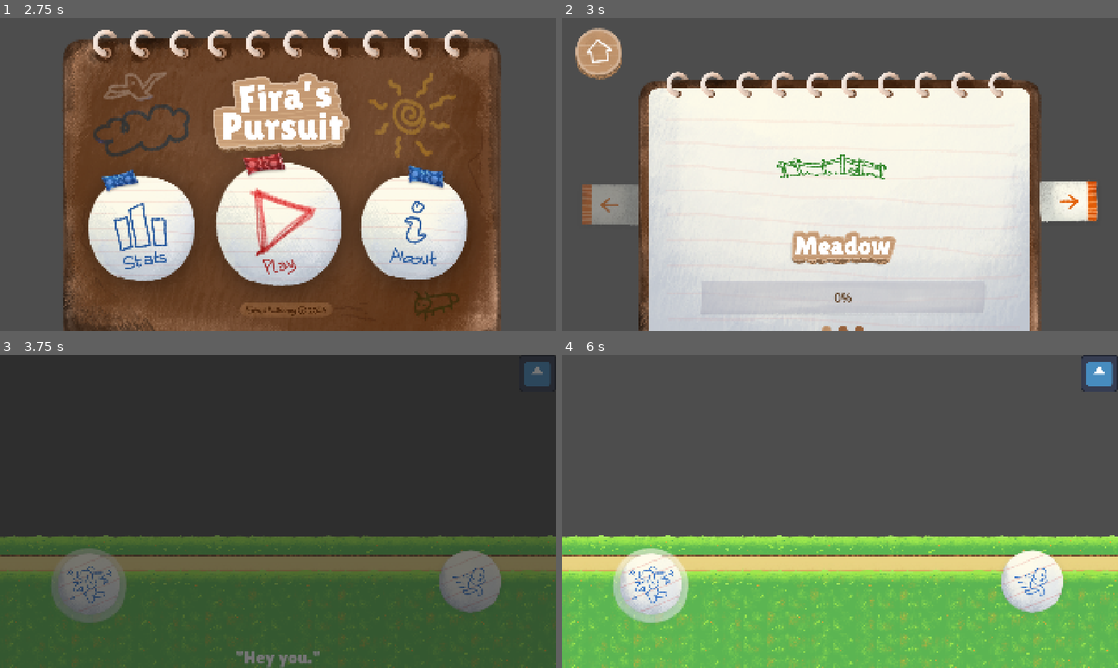
Above: before the commit, frames 1-4 (two rows, left to right).
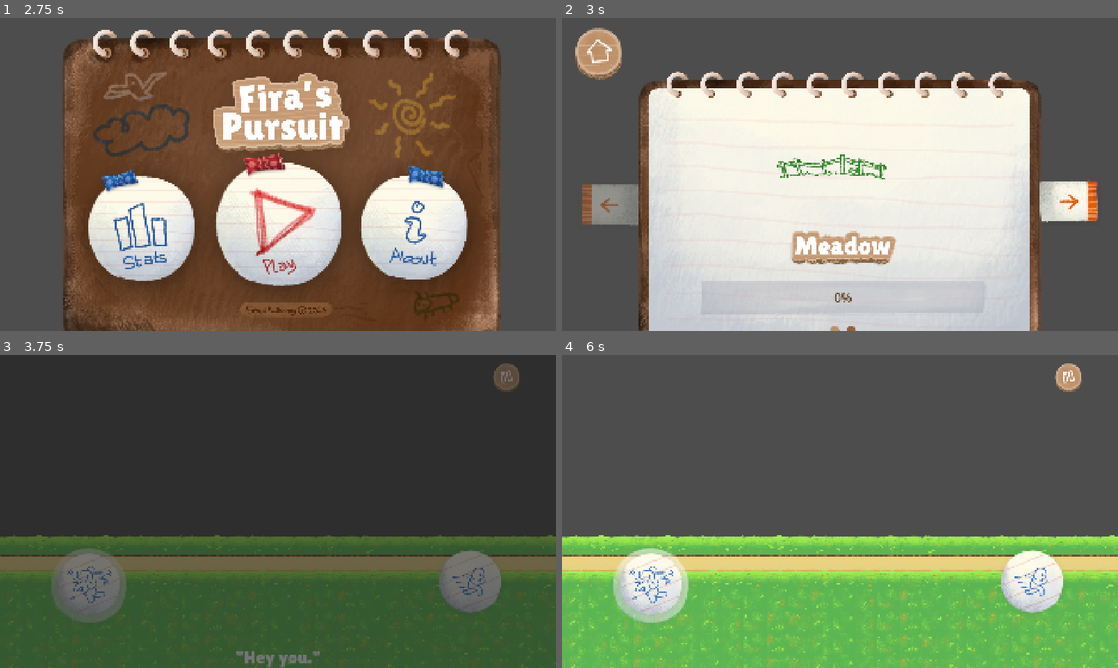
Above: after the commit, the same moments.

Repository: MarkLorens/SeedAcademy
Game: Godot game, scene res://ui/Menu/main_menu.tscn
The game is run twice, just before and just after one commit, with the same random seed, the same clock (stepped at 60 frames per second) and the same inputs. The engine's default icon, where the game draws it, is replaced by a stand-in: a white triangle on a blue panel in a dark square. Sound files missing from this copy of the repository are replaced by a short silence.
Inputs (mouse positions are in pixels of both pictures, inside the frame that each line leads up to):
- Up to frame 1 (2.75 s): click (139, 230) at 0.5 s; click (38, 55) at 1.25 s; click (411, 230) at 2 s
- Up to frame 2 (3 s): click (840, 230) at 2.75 s
- Up to frame 3 (3.75 s): click (283, 486) at 3.5 s
- Up to frame 4 (6 s): click (840, 511) at 4.25 s; click (840, 511) at 5 s; click (840, 511) at 5.75 s

Frame 1 is identical in both runs. In frame 2, 0.1% of the frame differs, in the area x 46-55%, y 98-100%; in frame 3, 0.7%; in frame 4, 0.8%, in the area x 88-100%, y 0-12%.

Commit message:
progress bar

Diff:
--- /dev/null
+++ b/default_bus_layout.tres
@@ -0,0 +1,15 @@
+[gd_resource type="AudioBusLayout" format=3]
+
+[resource]
+bus/1/name = &"BGM"
+bus/1/solo = false
+bus/1/mute = false
+bus/1/bypass_fx = false
+bus/1/volume_db = 0.0
+bus/1/send = &"Master"
+bus/2/name = &"SFX"
+bus/2/solo = false
+bus/2/mute = false
+bus/2/bypass_fx = false
+bus/2/volume_db = 0.0
+bus/2/send = &"Master"
--- a/level_tres/level_1.tres
+++ b/level_tres/level_1.tres
@@ -4,8 +4,8 @@
 
 [resource]
 script = ExtResource("1_w8jk0")
-name = "Deep Forest"
+name = "Meadow"
 scene_path = "uid://dcgb0j3s34ycs"
-title = "uid://q62if1ynqyav"
-graphic = "uid://c7ffl6w7mes2k"
-default_unlocked = true
+title = "uid://b34vde6j8rjhq"
+graphic = "uid://dwbelx4utjo7i"
+complete_image_path = "uid://cs0fxuww1ped5"
--- a/level_tres/level_2.tres
+++ b/level_tres/level_2.tres
@@ -5,5 +5,8 @@
 [resource]
 script = ExtResource("1_cg61j")
 name = "Level 2"
+scene_path = "uid://b4jsedfasf0ig"
 title = "uid://q62if1ynqyav"
-graphic = "uid://q62if1ynqyav"
+graphic = "uid://o010y4a7x0st"
+complete_image_path = "uid://dhfbm8xjkj6v0"
+locked = true
--- a/project.godot
+++ b/project.godot
@@ -18,6 +18,7 @@
 [autoload]
 
 LevelManager="*res://scripts/manager/LevelManager.gd"
+AudioManager="*res://scripts/manager/AudioManager.gd"
 
 [debug]
 
--- a/scenes/level_1.tscn
+++ b/scenes/level_1.tscn
@@ -138,12 +138,14 @@
 physics_layer_0/collision_layer = 8
 sources/0 = SubResource("TileSetAtlasSource_1s4pk")
 
-[node name="Level1" type="Node" unique_id=257814844 node_paths=PackedStringArray("attempt_text", "Player", "Camera")]
+[node name="Level1" type="Node" unique_id=257814844 node_paths=PackedStringArray("attempt_text", "Player", "Camera", "level_complete_checkpoint")]
 script = ExtResource("1_4nkto")
 attempt_text = NodePath("LevelUI/CanvasLayer/AttemptMargin/Attempts")
 Player = NodePath("Player")
 Camera = NodePath("Camera2D")
 Event_UI_Scene = ExtResource("12_go7sj")
+level_complete_checkpoint = NodePath("LevelCompleteCheckpoint")
+level_int = 1
 
 [node name="BGLayer" type="TileMapLayer" parent="." unique_id=1509193997]
 position = Vector2(0, 1)
@@ -345,6 +347,10 @@
 offset_bottom = -40.0
 grow_vertical = 0
 
+[node name="PauseButton" parent="LevelUI/CanvasLayer" parent_id_path=PackedInt32Array(1469804206, 1472738757) index="4" unique_id=539774867]
+offset_left = -100.0
+offset_bottom = 100.0
+
 [node name="NewFormCheckpoint" parent="." unique_id=1595220022 instance=ExtResource("9_2y5yt")]
 position = Vector2(28082, 319)
 form_to_grant = ExtResource("12_7nomh")
--- a/scripts/LevelCompleteMenu.gd
+++ b/scripts/LevelCompleteMenu.gd
@@ -9,6 +9,7 @@
 	self.visible = false
 	# Keep working while the tree is paused.
 	process_mode = Node.PROCESS_MODE_ALWAYS
+	AudioManager.wire_buttons(self)
 
 # Called by LevelSceneManager when the player reaches the end checkpoint.
 func show_level_complete(attempts: int, time_seconds: int) -> void:
@@ -48,12 +49,11 @@
 # Path of the next level in the LevelManager database that has a scene,
 # or "" when there is none after the current one.
 func _next_level_scene() -> String:
-	var current_path: String = get_tree().current_scene.scene_file_path
-	for i in LevelManager.levels.size():
-		if str(LevelManager.levels[i].get("scene", "")) == current_path:
-			for j in range(i + 1, LevelManager.levels.size()):
-				var next := str(LevelManager.levels[j].get("scene", ""))
-				if not next.is_empty():
-					return next
-			break
+	var i := LevelManager.index_for_scene(get_tree().current_scene.scene_file_path)
+	if i < 0:
+		return ""
+	for j in range(i + 1, LevelManager.levels.size()):
+		var next: level_data = LevelManager.levels[j]
+		if not next.scene_path.is_empty():
+			return next.scene_path
 	return ""
--- a/scripts/LevelSelect.gd
+++ b/scripts/LevelSelect.gd
@@ -8,7 +8,7 @@
 const INDICATOR_OFF := preload("res://assets/menu/IndicatorOff.png")
 
 # Level pages come from the LevelManager autoload (the level database).
-var levels: Array[Dictionary] = []
+var levels: Array[level_data] = []
 
 var current := 0
 
@@ -22,6 +22,8 @@
 @onready var home_button: TextureButton = $HomeButton
 
 func _ready() -> void:
+	AudioManager.play_menu_music()
+	AudioManager.wire_buttons(self)
 	levels = LevelManager.levels
 	graphic_button.pressed.connect(_on_play_pressed)
 	prev_button.pressed.connect(func(): _go(current - 1))
@@ -49,26 +51,25 @@
 
 # Update everything to reflect the current page.
 func _refresh() -> void:
-	var data: Dictionary = levels[current]
+	var data: level_data = levels[current]
 
 	# Title: use the level's title image when it has one, else a plain label.
-	var title_path := str(data.get("title", ""))
-	title_image.visible = not title_path.is_empty()
-	title_label.visible = title_path.is_empty()
-	if not title_path.is_empty():
-		title_image.texture = load(title_path)
+	title_image.visible = not data.title.is_empty()
+	title_label.visible = data.title.is_empty()
+	if not data.title.is_empty():
+		title_image.texture = load(data.title)
 	else:
-		title_label.text = str(data.get("name", "Level %d" % (current + 1)))
+		title_label.text = data.name if not data.name.is_empty() else "Level %d" % (current + 1)
 
-	# Level doodle — tapping it starts the level.
-	var graphic_path := str(data.get("graphic", ""))
+	# Level doodle — tapping it starts the level. Completed levels show
+	# the full graphic instead of the doodle.
+	var graphic_path := data.complete_image_path if data.completed and not data.complete_image_path.is_empty() else data.graphic
 	graphic_button.texture_normal = load(graphic_path) if not graphic_path.is_empty() else null
 
-	progress_bar.progress = float(data.get("progress", 0.0))
+	progress_bar.progress = float(data.progress)
 
-	# Dim the graphic when this level's scene isn't set yet.
-	var scene_path := str(data.get("scene", ""))
-	graphic_button.disabled = scene_path.is_empty()
+	# Dim the graphic when the level is locked or its scene isn't set yet.
+	graphic_button.disabled = data.locked or data.scene_path.is_empty()
 	graphic_button.modulate = Color(1, 1, 1, 0.4) if graphic_button.disabled else Color.WHITE
 
 	# Arrows stop at the ends.
@@ -83,6 +84,6 @@
 		dot.texture = INDICATOR_ON if i == current else INDICATOR_OFF
 
 func _on_play_pressed() -> void:
-	var scene_path := str(levels[current].get("scene", ""))
-	if not scene_path.is_empty():
-		get_tree().change_scene_to_file(scene_path)
+	var data: level_data = levels[current]
+	if not data.locked and not data.scene_path.is_empty():
+		get_tree().change_scene_to_file(data.scene_path)
--- a/scripts/MainMenu.gd
+++ b/scripts/MainMenu.gd
@@ -3,6 +3,10 @@
 # Scene to open when the player presses Play.
 const LEVEL_SELECT := "res://ui/Menu/level_select.tscn"
 const STATS_MENU := "res://ui/Menu/StatsMenu.tscn"
+
+func _ready() -> void:
+	AudioManager.play_menu_music()
+	AudioManager.wire_buttons(self)
 
 func _on_play_pressed() -> void:
 	get_tree().change_scene_to_file(LEVEL_SELECT)
--- a/scripts/PauseMenu.gd
+++ b/scripts/PauseMenu.gd
@@ -1,8 +1,11 @@
 extends Control
+
+var progress: int
 
 func _ready() -> void:
 	self.visible = false
 	process_mode = Node.PROCESS_MODE_ALWAYS
+	AudioManager.wire_buttons(self)
 
 func show_pause() -> void:
 	self.visible = true
@@ -10,14 +13,17 @@
 	$"../RadialMargin".visible = false
 	$"../PauseButton".visible = false
 	get_tree().paused = true
+
 	_refresh_progress()
+	save_highest_progress()
 
 # Pull this level's progress from the LevelManager database; keep the
 # scene's exported value when the current scene isn't in it.
 func _refresh_progress() -> void:
-	var pct: float = LevelManager.get_progress_for_scene(get_tree().current_scene.scene_file_path)
-	if pct >= 0.0:
-		$CenterContainer/Paper/VBoxContainer/ProgressBar.progress = pct
+	#var pct: float = LevelManager.get_progress_for_scene(get_tree().current_scene.scene_file_path)
+	progress = $"../../..".calculate_progress_percentage()
+	if progress >= 0.0:
+		$CenterContainer/Paper/VBoxContainer/ProgressBar.progress = progress
 
 func hide_pause() -> void:
 	self.visible = false
@@ -41,6 +47,9 @@
 	get_tree().paused = false
 	get_tree().change_scene_to_file("res://ui/Menu/level_select.tscn")
 
+func save_highest_progress() -> void:
+	LevelManager.save_progress_for_scene(get_tree().current_scene.scene_file_path, progress)
+
 func _on_settings_pressed() -> void:
 	# TODO: hook up the settings screen.
 	print("Settings (TODO)")
--- a/scripts/PlayerMovement.gd
+++ b/scripts/PlayerMovement.gd
@@ -99,6 +99,10 @@
 
 	action_button.texture_normal = current_form.action_button
 
+	# No sound for the initial form applied during _ready.
+	if is_node_ready():
+		AudioManager.play_transform(current_form.form_name)
+
 # Build "walk" and "ability" animations from the form's frames. Forms with no
 # walk_frames fall back to a single-frame animation of their static
 # form_texture; forms with no ability_frames simply have no "ability" animation.
@@ -169,6 +173,7 @@
 	cooldown_timer = dash_cooldown
 	velocity.y = 0.0
 	show_ability_sprite()
+	AudioManager.play_sfx(AudioManager.SFX_DASH)
 
 func unlock_form(new_form: FormData) -> void:
 	if new_form in forms:
--- a/scripts/SoundBar.gd
+++ b/scripts/SoundBar.gd
@@ -21,6 +21,8 @@
 	# Keep working while the game tree is paused (pause menu is open).
 	process_mode = Node.PROCESS_MODE_ALWAYS
 	resized.connect(_refresh)
+	# Show the bus's current volume, so the slider remembers its position.
+	value = AudioManager.get_volume(bar_label)
 	_refresh()
 
 func _gui_input(event: InputEvent) -> void:
@@ -42,8 +44,7 @@
 	if is_equal_approx(new_value, value):
 		return
 	value = new_value
-	# TODO: hook this up to the audio bus volume later.
-	print("%s volume: %d%%" % [bar_label, roundi(value * 100.0)])
+	AudioManager.set_volume(bar_label, value)
 	value_changed.emit(value)
 
 func _refresh() -> void:
--- a/scripts/StatsMenu.gd
+++ b/scripts/StatsMenu.gd
@@ -14,6 +14,8 @@
 @onready var time_value: Label = $CenterContainer/Paper/VBox/NotesRow/TimeNote/Value
 
 func _ready() -> void:
+	AudioManager.play_menu_music()
+	AudioManager.wire_buttons(self)
 	_refresh()
 
 func _refresh() -> void:
--- a/scripts/form_actions/frog_action.gd
+++ b/scripts/form_actions/frog_action.gd
@@ -9,3 +9,4 @@
 	if player.is_on_floor():
 		print(lerp(form.min_jump_speed, form.jump_speed, charge_ratio))
 		player.velocity.y = lerp(form.min_jump_speed, form.jump_speed, charge_ratio)
+		AudioManager.play_sfx(AudioManager.SFX_FROG_JUMP)
--- /dev/null
+++ b/scripts/manager/AudioManager.gd
@@ -0,0 +1,83 @@
+extends Node
+
+## Autoloaded audio manager (registered as "AudioManager" in Project Settings).
+## Owns the menu music player and fire-and-forget SFX playback on the
+## BGM / SFX buses (see default_bus_layout.tres).
+
+const MUSIC := preload("res://assets/Sounds/Music/main_music.wav")
+
+const SFX_BUTTON := preload("res://assets/Sounds/Sound Effects/UI/Button.mp3")
+const SFX_DASH := preload("res://assets/Sounds/Sound Effects/Fira/Fira Dash.mp3")
+const SFX_FAIL := preload("res://assets/Sounds/Sound Effects/Fira/Fira Fail.mp3")
+const SFX_SUCCESS := preload("res://assets/Sounds/Sound Effects/Fira/Fira Success.mp3")
+const SFX_FROG_JUMP := preload("res://assets/Sounds/Sound Effects/Frog/Frog Jump.mp3")
+const SFX_LEVEL_COMPLETE := preload("res://assets/Sounds/Sound Effects/Level Complete/Level Complete.mp3")
+
+# Keyed by FormData.form_name.
+const TRANSFORM_SFX := {
+	"human": preload("res://assets/Sounds/Sound Effects/Fira/Fira Transform.mp3"),
+	"frog": preload("res://assets/Sounds/Sound Effects/Frog/Frog Transform.mp3"),
+	"ape": preload("res://assets/Sounds/Sound Effects/Rhino/Rhino Transform.mp3"),
+	"armadillo": preload("res://assets/Sounds/Sound Effects/Armadillo/Armadillo Transform.mp3"),
+}
+
+var _music: AudioStreamPlayer
+
+func _ready() -> void:
+	# Keep audio alive while the tree is paused (pause / level complete menus).
+	process_mode = Node.PROCESS_MODE_ALWAYS
+	_music = AudioStreamPlayer.new()
+	_music.stream = MUSIC
+	_music.bus = &"BGM"
+	# Loop regardless of the WAV's import settings.
+	_music.finished.connect(_music.play)
+	add_child(_music)
+
+## Start the menu music if it isn't already playing. Safe to call from every
+## menu's _ready — the track carries on seamlessly between menu scenes.
+func play_menu_music() -> void:
+	if not _music.playing:
+		_music.play()
+
+## Stop the music (levels are music-free for now).
+func stop_music() -> void:
+	_music.stop()
+
+## Play a one-shot sound on the SFX bus.
+func play_sfx(stream: AudioStream) -> void:
+	if stream == null:
+		return
+	var player := AudioStreamPlayer.new()
+	player.stream = stream
+	player.bus = &"SFX"
+	player.finished.connect(player.queue_free)
+	add_child(player)
+	player.play()
+
+func play_button() -> void:
+	play_sfx(SFX_BUTTON)
+
+func play_transform(form_name: String) -> void:
+	play_sfx(TRANSFORM_SFX.get(form_name))
+
+## Connect a button click sound to every button under `root`.
+func wire_buttons(root: Node) -> void:
+	for button in root.find_children("*", "BaseButton", true, false):
+		button.pressed.connect(play_button)
+
+## Volume helpers for the pause-menu sliders. `bus` is "BGM" or "SFX",
+## `v` is linear 0.0 - 1.0.
+func set_volume(bus: String, v: float) -> void:
+	var idx := AudioServer.get_bus_index(bus)
+	if idx < 0:
+		return
+	AudioServer.set_bus_mute(idx, v <= 0.001)
+	AudioServer.set_bus_volume_db(idx, linear_to_db(maxf(v, 0.001)))
+
+func get_volume(bus: String) -> float:
+	var idx := AudioServer.get_bus_index(bus)
+	if idx < 0:
+		return 1.0
+	if AudioServer.is_bus_mute(idx):
+		return 0.0
+	return db_to_linear(AudioServer.get_bus_volume_db(idx))
--- a/scripts/manager/LevelManager.gd
+++ b/scripts/manager/LevelManager.gd
@@ -1,53 +1,64 @@
 extends Node
 
 ## Autoloaded level database (registered as "LevelManager" in Project Settings).
-## One entry per level page. Leave "scene" empty for levels that don't exist yet.
-## "title" / "graphic" are texture paths; "progress" is 0-100.
+## One level_data resource per level page (see scripts/resource/level_data.gd).
+## Autoload scripts can't take exported arrays from the inspector, so the
+## .tres files are preloaded here.
 
 # Set right before a death-restart so the reloaded level skips the intro
 # dialogue. LevelSceneManager consumes (and resets) it in new_game().
 var skip_next_intro := false
 
-@export var levels: Array[Dictionary] = [
-	{
-		"name": "Meadow",
-		"scene": "res://scenes/level_1.tscn",
-		"title": "res://assets/Level List/Meadow.png",
-		"graphic": "res://assets/Level List/Graphic_Meadow.png",
-		"progress": 0.0,
-	},
-	{
-		"name": "Deep Forest",
-		"scene": "",
-		"title": "res://assets/Level List/Deep Forest.png",
-		"graphic": "res://assets/Level List/Graphic_Forest.png",
-		"progress": 0.0,
-	},
-	{
-		"name": "Mountain",
-		"scene": "",
-		"title": "res://assets/Level List/Meadow.png",
-		"graphic": "res://assets/Level List/Graphic_Mountain.png",
-		"progress": 0.0,
-	},
+var levels: Array[level_data] = [
+	preload("res://level_tres/level_1.tres"),
+	preload("res://level_tres/level_2.tres"),
 ]
 
-func get_level(index: int) -> Dictionary:
+func get_level(index: int) -> level_data:
 	if index < 0 or index >= levels.size():
-		return {}
+		return null
 	return levels[index]
 
-func set_progress(index: int, pct: float) -> void:
-	if index < 0 or index >= levels.size():
+## Mark a level as completed: full progress, swap-ready graphic, and
+## unlock the next level in the list.
+func complete_level(index: int) -> void:
+	var level := get_level(index)
+	if level == null:
 		return
-	levels[index]["progress"] = clampf(pct, 0.0, 100.0)
+	level.progress = 100
+	level.completed = true
 
-## Progress (0-100) for the level whose "scene" matches scene_path,
-## or -1.0 when the scene isn't in the database.
+	var next := get_level(index + 1)
+	if next:
+		next.locked = false
+
+func complete_level_for_scene(scene_path: String) -> void:
+	complete_level(index_for_scene(scene_path))
+
+## Record pct (0-100) for the level whose scene matches scene_path,
+func save_progress_for_scene(scene_path: String, pct: float) -> void:
+	var level := get_level(index_for_scene(scene_path))
+	if level:
+		level.progress = maxi(level.progress, clampi(int(pct), 0, 100))
+
+## Progress (0-100) for the level whose scene matches scene_path,
 func get_progress_for_scene(scene_path: String) -> float:
+	var level := get_level(index_for_scene(scene_path))
+	return float(level.progress) if level else -1.0
+
+## Index of the level whose scene_path matches, or -1. Handles level_data
+func index_for_scene(scene_path: String) -> int:
 	if scene_path.is_empty():
-		return -1.0
-	for level in levels:
-		if str(level.get("scene", "")) == scene_path:
-			return float(level.get("progress", 0.0))
-	return -1.0
+		return -1
+	for i in levels.size():
+		if _scene_res_path(levels[i]) == scene_path:
+			return i
+	return -1
+
+func _scene_res_path(level: level_data) -> String:
+	var path := level.scene_path
+	if path.begins_with("uid://"):
+		var id := ResourceUID.text_to_id(path)
+		if ResourceUID.has_id(id):
+			return ResourceUID.get_id_path(id)
+	return path
--- a/scripts/manager/LevelSceneManager.gd
+++ b/scripts/manager/LevelSceneManager.gd
@@ -11,7 +11,10 @@
 	"\"Lorem Ipsum and whatnot.\"",
 ]
 
-const PLAYER_START_POS := Vector2i(-100, 280)
+@export var level_complete_checkpoint : Area2D
+@export var level_int : int
+
+const PLAYER_START_POS := Vector2(-100, 280)
 var attempts := 1
 var level_time := 0.0
 
@@ -27,6 +30,7 @@
 
 func _ready() -> void:
 	add_to_group("level_manager")
+	AudioManager.stop_music()
 
 	assert(pause_menu, "CRITICAL: PAUSE MENU is not CONNECTED")
 	assert(pause_button, "CRITICAL: PAUSE BUTTON is not CONNECTED")
@@ -46,11 +50,13 @@
 	if _level_done:
 		return
 	_level_done = true
+	LevelManager.complete_level_for_scene(get_tree().current_scene.scene_file_path)
 
 	Camera.lock_end()
 	await get_tree().create_timer(4.0).timeout
 
 	Player.can_move = false
+	AudioManager.play_sfx(AudioManager.SFX_LEVEL_COMPLETE)
 	level_complete_menu.show_level_complete(attempts, int(level_time))
 
 # Reset everything on new game
@@ -83,9 +89,29 @@
 	if Player.is_shielded:
 		return
 
+	AudioManager.play_sfx(AudioManager.SFX_FAIL)
+	LevelManager.save_progress_for_scene(get_tree().current_scene.scene_file_path, calculate_progress_percentage())
 	new_game(true)
 
 func _on_intro_finished() -> void:
 	Player.can_move = true
 	speed = START_SPEED
 	pass
+
+func calculate_progress_percentage() -> float:
+	var total_path = level_complete_checkpoint.position.x - PLAYER_START_POS.x
+	var player_path = Player.position.x - PLAYER_START_POS.x
+
+	# Calculate the progress ratio (0.0 to 1.0) using the dot product
+	var progress_ratio = player_path / total_path
+
+	# Clamp the result so progress doesn't go below 0% or above 100%
+	var final_progress = clamp(progress_ratio, 0.0, 1.0)
+
+	# Optional: Convert to a percentage (0 to 100)
+	print("Total Path: ", total_path)
+	print("Player Path: ", player_path)
+	print("Progress Ratio: ", progress_ratio)
+
+	print(int(final_progress * 100))
+	return int(final_progress * 100)
--- /dev/null
+++ b/scripts/pause_button.gd
@@ -0,0 +1,4 @@
+extends Control
+
+func _ready() -> void:
+	AudioManager.wire_buttons(self)
--- a/scripts/resource/level_data.gd
+++ b/scripts/resource/level_data.gd
@@ -5,8 +5,7 @@
 @export_file("*.tscn") var scene_path: String
 @export_file("*.png") var title: String
 @export_file("*.png") var graphic: String
+@export_file("*.png") var complete_image_path : String
 @export var progress: int
-@export var default_unlocked: bool = false
-
-var is_unlocked: bool = false
-var high_score: int = 0
+@export var locked: bool = false
+@export var completed: bool = false
--- a/ui/Button/PauseButton.tscn
+++ b/ui/Button/PauseButton.tscn
@@ -1,8 +1,9 @@
 [gd_scene format=3 uid="uid://cy40kcqqkykwd"]
 
-[ext_resource type="Texture2D" uid="uid://tvq56yw1u4fg" path="res://icon.svg" id="1_4gfpj"]
+[ext_resource type="Texture2D" uid="uid://evfjm8lo5hy8" path="res://assets/menu/Pause Button.png" id="1_4gfpj"]
 
 [node name="PauseButton" type="Control" unique_id=539774867]
+custom_minimum_size = Vector2(100, 0)
 layout_mode = 3
 anchors_preset = 15
 anchor_right = 1.0
@@ -15,4 +16,3 @@
 offset_left = -128.0
 offset_bottom = 128.0
 texture_normal = ExtResource("1_4gfpj")
-texture_pressed = ExtResource("1_4gfpj")
--- a/ui/LevelUI.tscn
+++ b/ui/LevelUI.tscn
@@ -4,8 +4,9 @@
 [ext_resource type="PackedScene" uid="uid://dcltvykh033wi" path="res://ui/Button/RadialButton/RadialButton.tscn" id="1_nwk5d"]
 [ext_resource type="PackedScene" uid="uid://dwhbst82mgghc" path="res://ui/Menu/PauseMenu.tscn" id="3_okjyp"]
 [ext_resource type="FontFile" uid="uid://pyolfstly3un" path="res://assets/fonts/Lilita_One/LilitaOne-Regular.ttf" id="5_v0jhs"]
+[ext_resource type="Script" uid="uid://bmh8v5ysx1r1y" path="res://scripts/pause_button.gd" id="6_3kqj3"]
 [ext_resource type="PackedScene" uid="uid://cy40kcqqkykwd" path="res://ui/Button/PauseButton.tscn" id="6_ic7kd"]
-[ext_resource type="PackedScene" path="res://ui/Menu/LevelCompleteMenu.tscn" id="7_lvlc"]
+[ext_resource type="PackedScene" uid="uid://c7na5dd8bdjb4" path="res://ui/Menu/LevelCompleteMenu.tscn" id="7_lvlc"]
 
 [node name="LevelUI" type="Control" unique_id=1469804206]
 layout_mode = 3
@@ -63,15 +64,21 @@
 [node name="PauseMenu" parent="CanvasLayer" unique_id=355216389 instance=ExtResource("3_okjyp")]
 visible = false
 
-[node name="LevelCompleteMenu" parent="CanvasLayer" instance=ExtResource("7_lvlc")]
+[node name="LevelCompleteMenu" parent="CanvasLayer" unique_id=2024308662 instance=ExtResource("7_lvlc")]
 visible = false
 
 [node name="PauseButton" parent="CanvasLayer" unique_id=539774867 instance=ExtResource("6_ic7kd")]
+custom_minimum_size = Vector2(0, 0)
 anchors_preset = 1
 anchor_left = 1.0
 anchor_bottom = 0.0
+offset_left = -28.0
+offset_top = 21.0
+offset_right = -28.0
+offset_bottom = 21.0
 grow_horizontal = 0
 grow_vertical = 1
+script = ExtResource("6_3kqj3")
 
 [node name="AttemptMargin" type="MarginContainer" parent="CanvasLayer" unique_id=1613654322]
 visible = false
Not shown, added: assets/Sounds/Music/main_music.wav.import
Not shown, added: assets/Sounds/Sound Effects/Armadillo/Armadillo Transform.mp3.import
Not shown, added: assets/Sounds/Sound Effects/Fira/Fira Dash.mp3.import
Not shown, added: assets/Sounds/Sound Effects/Fira/Fira Fail.mp3.import
Not shown, added: assets/Sounds/Sound Effects/Fira/Fira Run.mp3.import
Not shown, added: assets/Sounds/Sound Effects/Fira/Fira Success.mp3.import
Not shown, added: assets/Sounds/Sound Effects/Fira/Fira Transform.mp3.import
Not shown, added: assets/Sounds/Sound Effects/Frog/Frog Jump.mp3.import
Not shown, added: assets/Sounds/Sound Effects/Frog/Frog Transform.mp3.import
Not shown, added: assets/Sounds/Sound Effects/Frog/Frog Walk.mp3.import
Not shown, added: assets/Sounds/Sound Effects/Level Complete/Level Complete.mp3.import
Not shown, added: assets/Sounds/Sound Effects/Rhino/Rhino Transform.mp3.import
(and 18 more such lines)
